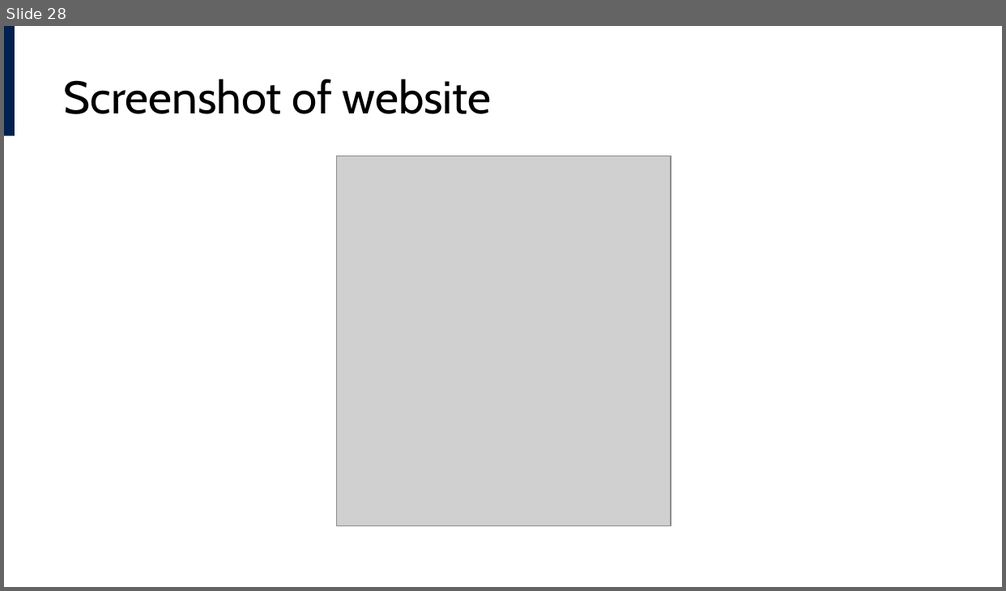
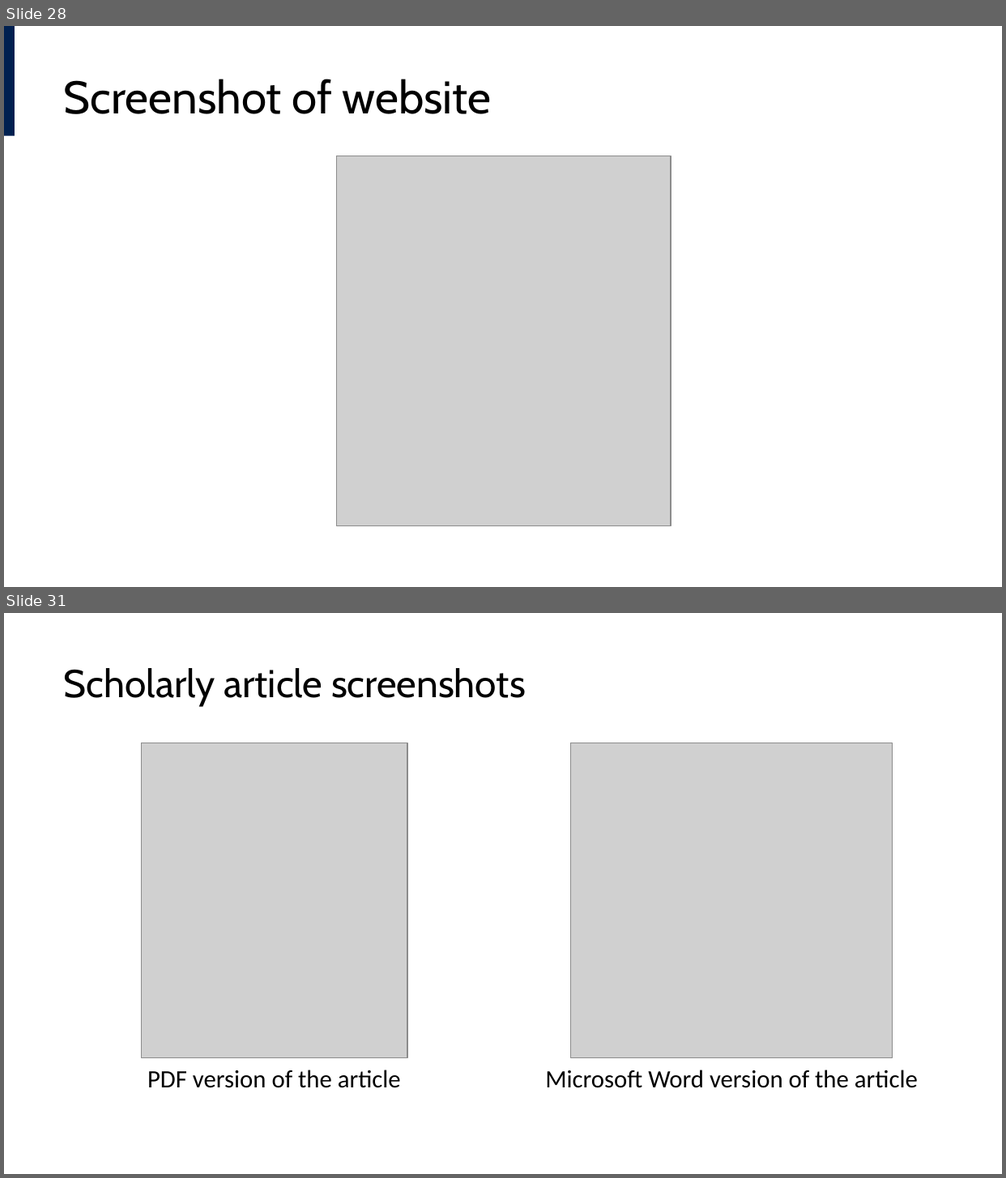
Before and after one commit to lucas-a-meyer/using-quarto, a slide deck: docs/presentation.pptx. Shown one above the other, each under a label of ours: slide 28 before the commit, slides 28 and 31 after it; the slides between them are not shown. The pictures are 1006x591 and 1006x1178 pixels, drawn with LibreOffice and Linux fonts; fonts in the diff are those of the drawing; grey boxes stand for pictures. Boxes give left, top, right and bottom in pixels: in the first picture for what was removed or moved away, otherwise in the second. Text is boxed around its words. In the diff, an @@ line names an element or a change of style, - is before the commit and + after.

```diff
--- a/docs/presentation.pptx
+++ b/docs/presentation.pptx
@@ slide 31 added at (4, 613, 1002, 1174), background #FFFFFF @@
@@ title added at (64, 668, 526, 706), 28 pt, text #000000 @@
+Scholarly article screenshots
@@ picture added at (142, 743, 408, 1058) @@
@@ picture added at (571, 743, 892, 1058) @@
@@ text added at (147, 1070, 401, 1088), 18 pt, text #000000 @@
+PDF version of the article
@@ text added at (545, 1070, 918, 1088), 18 pt, text #000000 @@
+Microsoft Word version of the article
```
Also in this commit, not shown: 3 slides changed, 5 other slides added, 2 slides removed, 18 other files.
